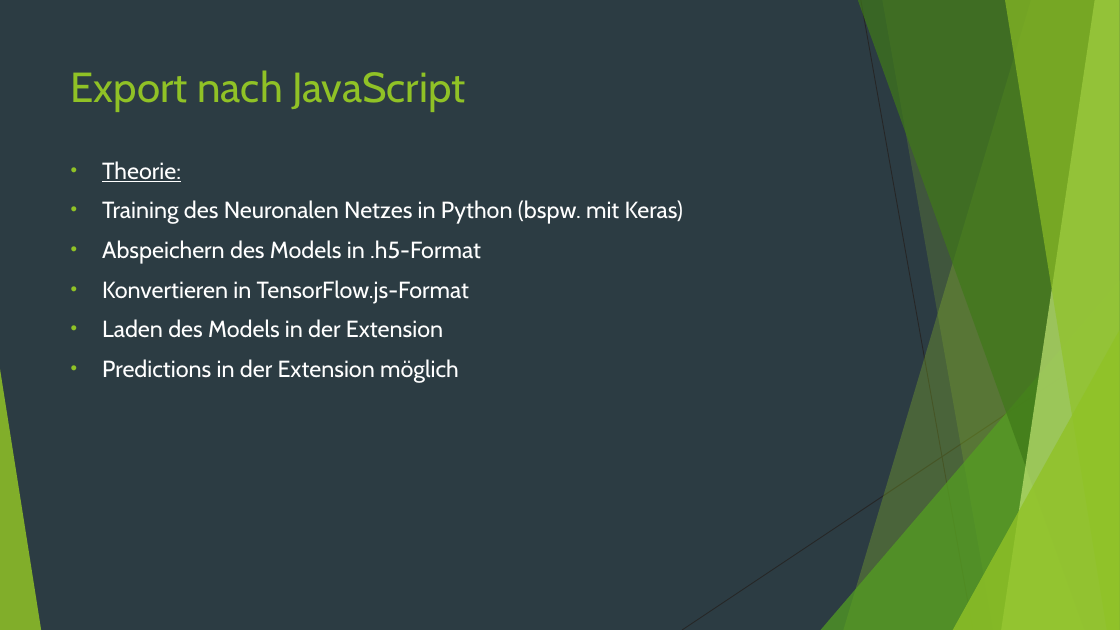
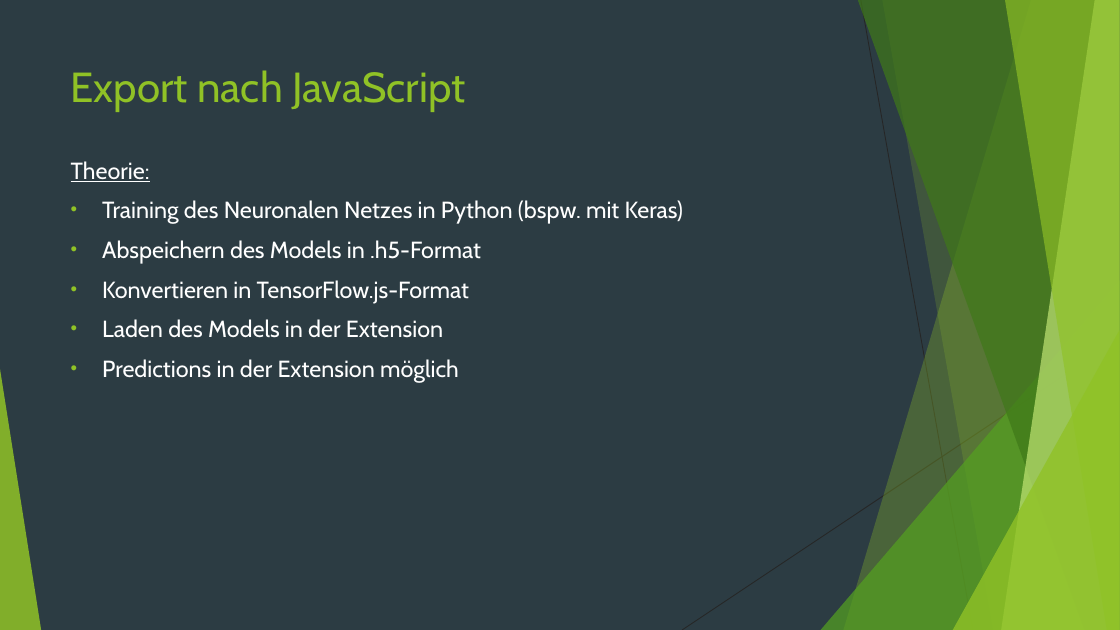
Before and after one commit to sgimmini/frag.extract.a, a slide deck: slide 11 of weekly_presentations/frag.extract_2019-08-22_Abschluss.pptx (slide 12 before the commit). Drawn at 1120x630 pixels with LibreOffice and Linux fonts; fonts in the diff are those of the drawing. Boxes give left, top, right and bottom in pixels: in the first picture for what was removed or moved away, otherwise in the second. Text is boxed around its words. In the diff, an @@ line names an element or a change of style, - is before the commit and + after.

```diff
--- a/weekly_presentations/frag.extract_2019-08-22_Abschluss.pptx
+++ b/weekly_presentations/frag.extract_2019-08-22_Abschluss.pptx
@@ text at box(71, 161, 150, 182): bullet • to none @@
```
Also in this commit, not shown: 15 other slides changed, 1 slide removed.
